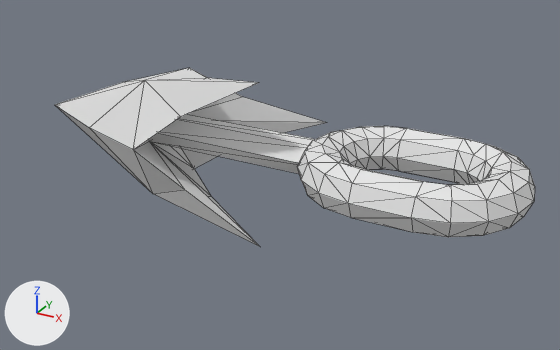
The OBJ model assets/hook.obj: old version first, new version second.
Rendered twice from a 50 mm camera at (3.11, -5.18, 2.36) aimed at (0.16, 0.18, -0.32). The axes (+X, +Y, +Z) are drawn at lower left. The lights are the same throughout. Mesh edges are drawn as thin lines. Where no turn or scale is listed for an object, it has been applied to the vertices.

Names of what the first picture shows: 'hook'.
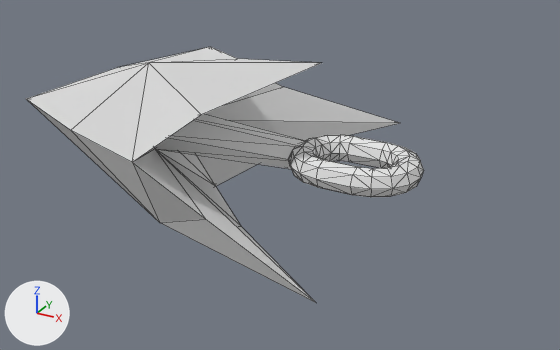
Where the change shows, as pixel boxes [x1, y1, x2, y2] in the pictures (560 x 350 px; the box of a moved part takes in the faces that stretch with it):
```json
{"object": "hook", "change": "reshaped", "before": [55, 68, 535, 246], "after": [26, 47, 424, 303], "on screen": "17% narrower, 44% taller"}
{"part": 1, "of": "me_hook", "change": "moved or reshaped", "before": [297, 126, 535, 237], "after": [288, 135, 424, 197]}
{"part": 2, "of": "me_hook", "change": "rebuilt", "before": [55, 68, 327, 246], "after": [26, 47, 399, 303], "on screen": "37% wider, 44% taller"}
```

Edits to the scene script, one JSON object a line:
```json
{"block": "me_hook", "where": "# used by ob_hook; location = (0.0, 0.0, 0.0)"}
{"op": "remove", "block": "me_hook", "code": "me_hook.from_pydata(...)  # 175 vertices, 346 faces; spans x -2.21..2.3, y -0.67..0.8, z -0.71..0.68"}
{"op": "add", "block": "me_hook", "code": "me_hook.from_pydata(...)  # 175 vertices, 346 faces; spans x -2.59..1.46, y -0.77..1.11, z -0.97..0.94"}
{"block": "me_hook", "change": "me_hook part 1: the loose piece of 144 vertices spanning x 0.5..2.3, y -0.67..0.67, z -0.19..0.19 is scaled about its middle by 0.6, then moved by (-0.47, 0.0, 0.0)"}
{"block": "me_hook", "change": "me_hook part 2: the loose piece of 31 vertices spanning x -2.21..0.81, y -0.56..0.8, z -0.71..0.68 is rebuilt with 31 vertices and now spans x -2.59..0.89, y -0.77..1.11, z -0.97..0.94"}
```
